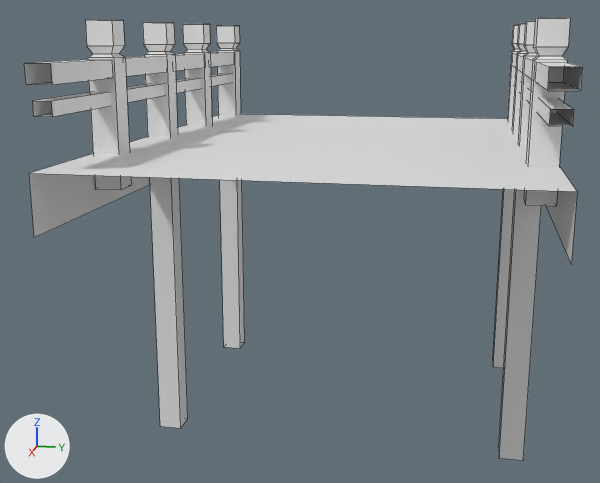
Renders of the OBJ model Assets/Resources/Model/Scene_bridge/guanqia_004_qiao_003/guanqia_004_qiao_003.obj from each side of a commit.
Both versions are drawn from a 50 mm lens placed at (9.87, 1.48, 2.43), pointed at (0.1, -0.47, -0.01). The axes (+X, +Y, +Z) are drawn at lower left. The lights are the same throughout. Mesh edges are drawn as thin lines. Where no turn or scale is listed for an object, it has been applied to the vertices.

The first picture shows 'guanqia_004_qiao_003'.
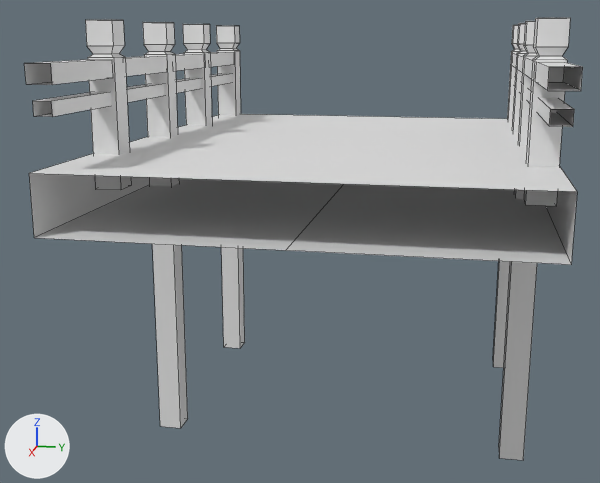
Location of each change, [x1, y1, x2, y2] in pixels of the pictures (600 x 483 px):
part 1 of me_guanqia_004_qiao_003, added
    after: [35, 178, 571, 265]

Patch to the scene script:
```diff
--- a/Assets/Resources/Model/Scene_bridge/guanqia_004_qiao_003/guanqia_004_qiao_003.obj.py
+++ b/Assets/Resources/Model/Scene_bridge/guanqia_004_qiao_003/guanqia_004_qiao_003.obj.py
@@ me_guanqia_004_qiao_003 @@
 me_guanqia_004_qiao_003.from_pydata(...)  # 312 vertices, 219 faces; spans x -3.07..3.07, y -2.36..2.36, z -2.6..2.6
 # used by ob_guanqia_004_qiao_003; location = (0.0, 0.0, 0.0)
 # verts and faces of me_guanqia_004_qiao_003; kept vertices keep their numbers, new ones are numbered from 312
 # before: 0 (-3.07, -2.36, 0.65), 3 (-3.07, 2.36, 0.65), 4 (3.07, -2.36, 0.65) at pixel (34, 237), 7 (3.07, 2.36, 0.65) at pixel (571, 264)
+# me_guanqia_004_qiao_003 part 1
+verts[312] = (-3.07, 0.0, 0.65)
+verts[313] = (3.07, 0.0, 0.65)  # pixel (285, 250)
+faces += [(0, 312, 313, 4), (3, 7, 313, 312)]
```
